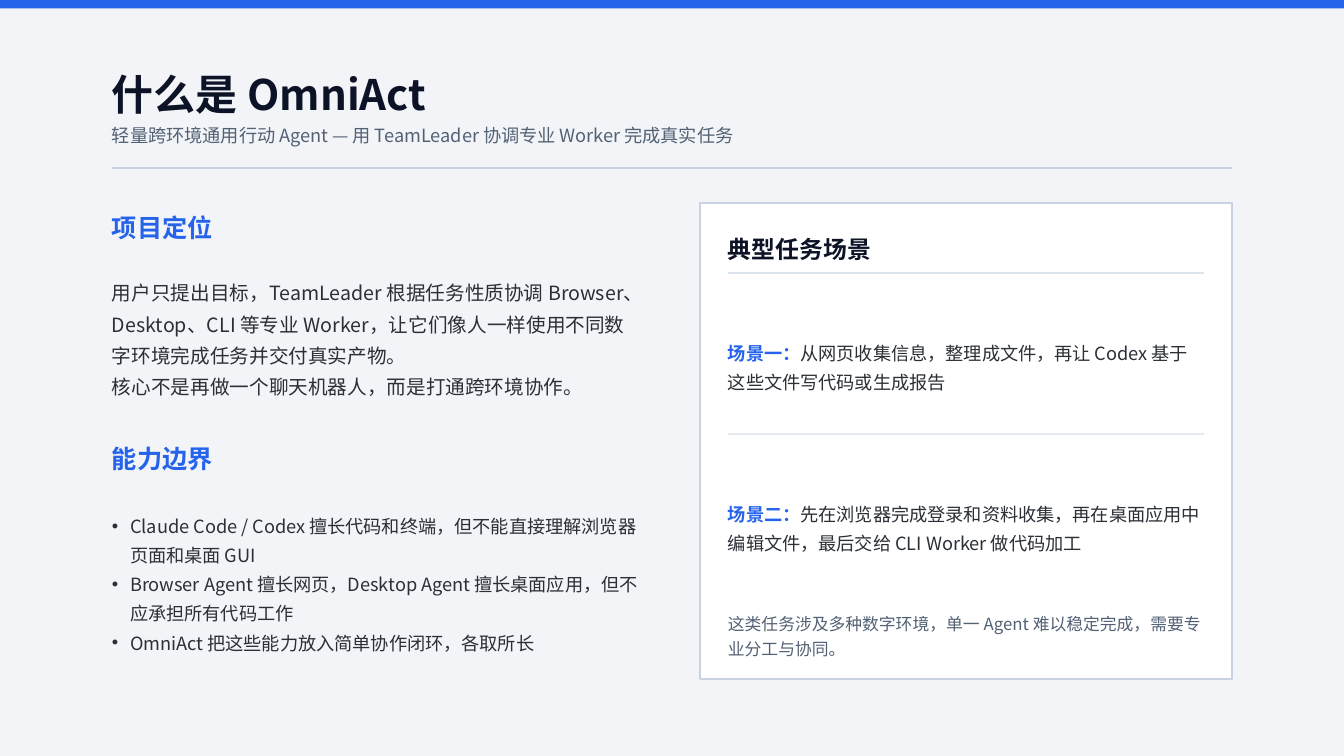
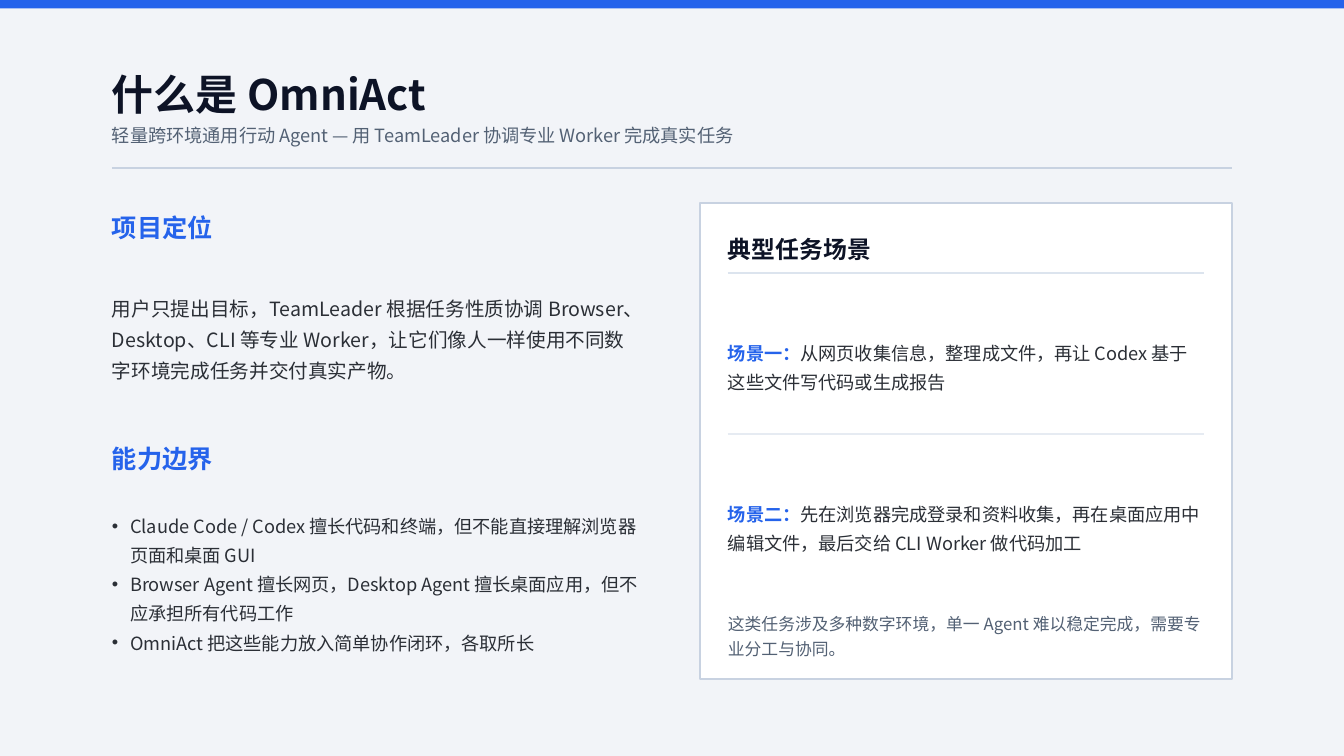
Before and after one commit to Iwtbs27/internship-project-introduction, a slide deck: slide 3 of PPT-OmniAct/OmniAct 跨环境通用行动 Agent 技术解析.pptx. Drawn at 1344x756 pixels with LibreOffice and Linux fonts; fonts in the diff are those of the drawing. Boxes give left, top, right and bottom in pixels: in the first picture for what was removed or moved away, otherwise in the second. Text is boxed around its words. In the diff, an @@ line names an element or a change of style, - is before the commit and + after.

```diff
--- a/PPT-OmniAct/OmniAct 跨环境通用行动 Agent 技术解析.pptx
+++ b/PPT-OmniAct/OmniAct 跨环境通用行动 Agent 技术解析.pptx
@@ text at [112,377,583,396]: paragraph removed @@
-核心不是再做一个聊天机器人，而是打通跨环境协作。
```
Also in this commit, not shown: 3 other slides changed, 12 other files.
